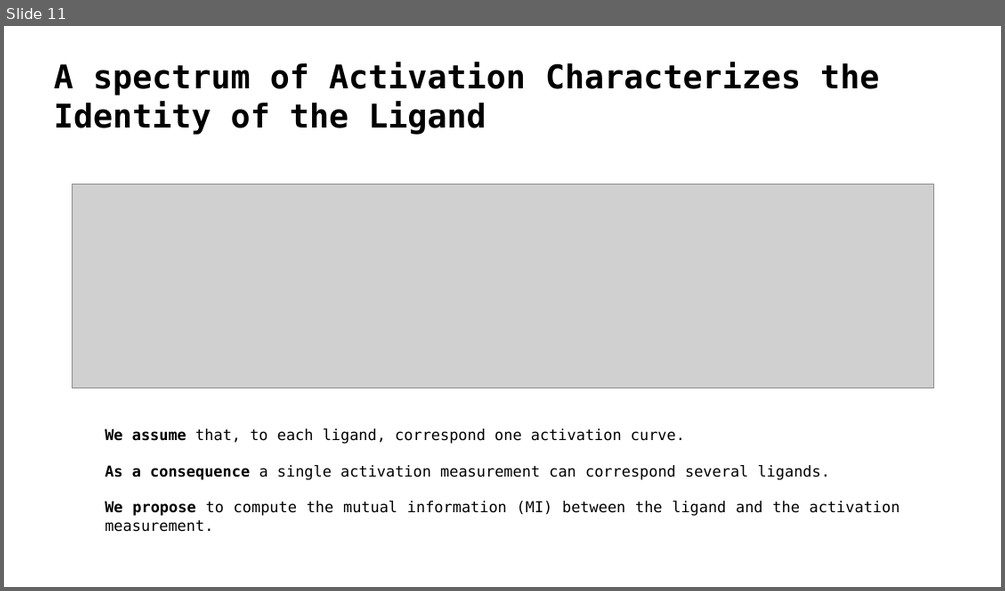
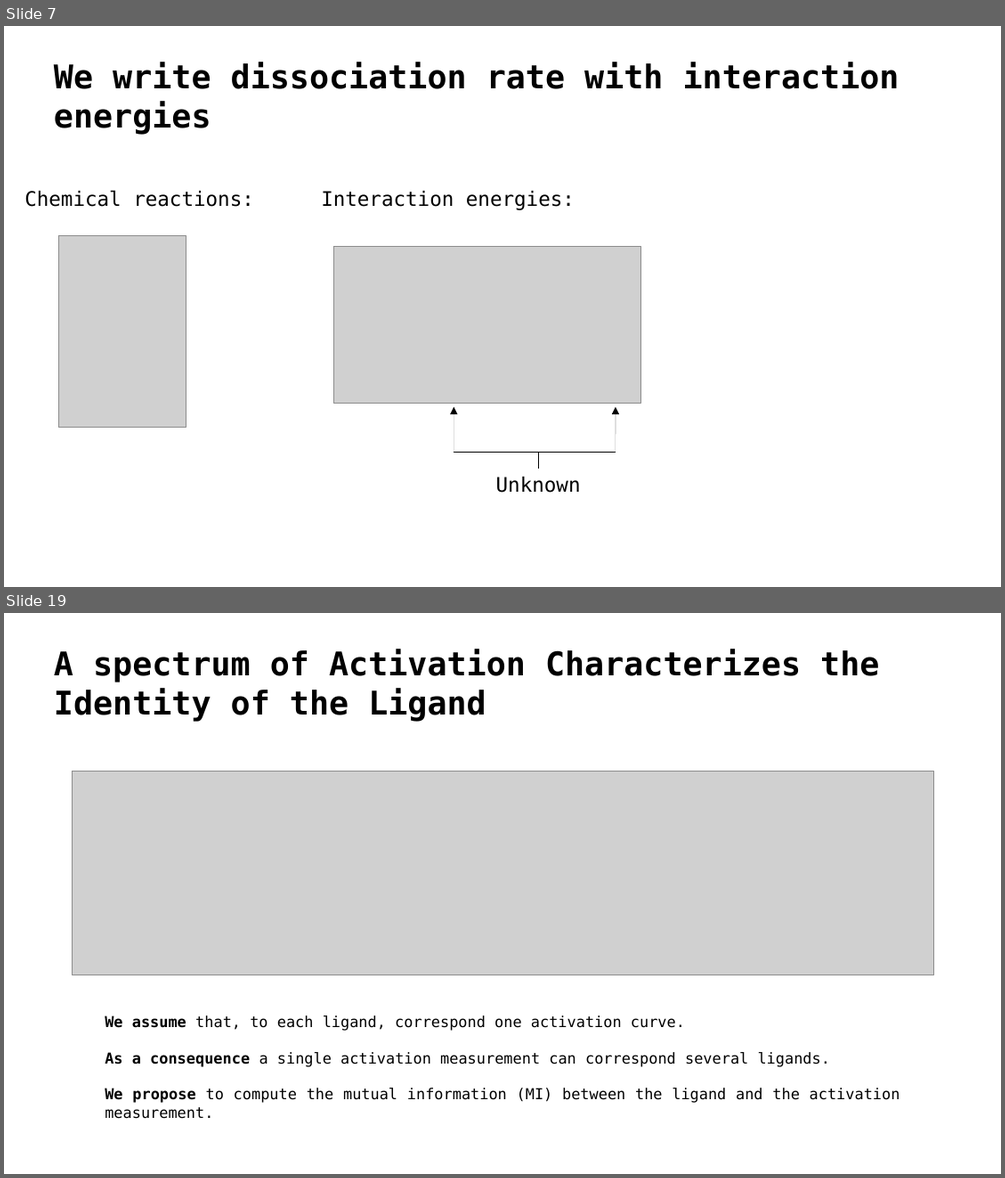
Before and after one commit to HugoLeRoy94/octopus_smelling, a slide deck: presentation/meeting_w_exp_team.odp. Shown one above the other, each under a label of ours: slide 11 before the commit, slides 7 and 19 after it; the slides between them are not shown. The pictures are 1005x591 and 1005x1178 pixels, drawn with LibreOffice and Linux fonts; fonts in the diff are those of the drawing; grey boxes stand for pictures; background and template pictures are left out. Boxes give left, top, right and bottom in pixels: in the first picture for what was removed or moved away, otherwise in the second. Text is boxed around its words. In the diff, an @@ line names an element or a change of style, - is before the commit and + after.

```diff
--- a/presentation/meeting_w_exp_team.odp
+++ b/presentation/meeting_w_exp_team.odp
@@ slide 7 added at (4, 26, 1001, 587), background #FFFFFF @@
@@ title added at (54, 62, 899, 135), 26 pt, text #000000, bold @@
+We write dissociation rate with interaction energies
@@ text added at (24, 190, 254, 207), 16 pt, text #000000 @@
+Chemical reactions:
@@ text added at (321, 191, 574, 210), 16 pt, text #000000 @@
+Interaction energies:
@@ picture added at (58, 236, 186, 427) @@
@@ picture added at (333, 246, 639, 403) @@
@@ arrow added from (453, 452) to (453, 407), #000000 0 pt @@
@@ arrow added from (615, 452) to (615, 407), #000000 0 pt @@
@@ line added from (453, 452) to (615, 452), #000000 0 pt @@
@@ line added from (539, 452) to (539, 467), #000000 0 pt @@
@@ text added at (496, 476, 581, 492), 16 pt, text #000000 @@
+Unknown
@@ what was slide 11 is now slide 19 @@
```
Also in this commit, not shown: 10 slides changed, 8 other slides added, 1 slide removed, 4 other files.
